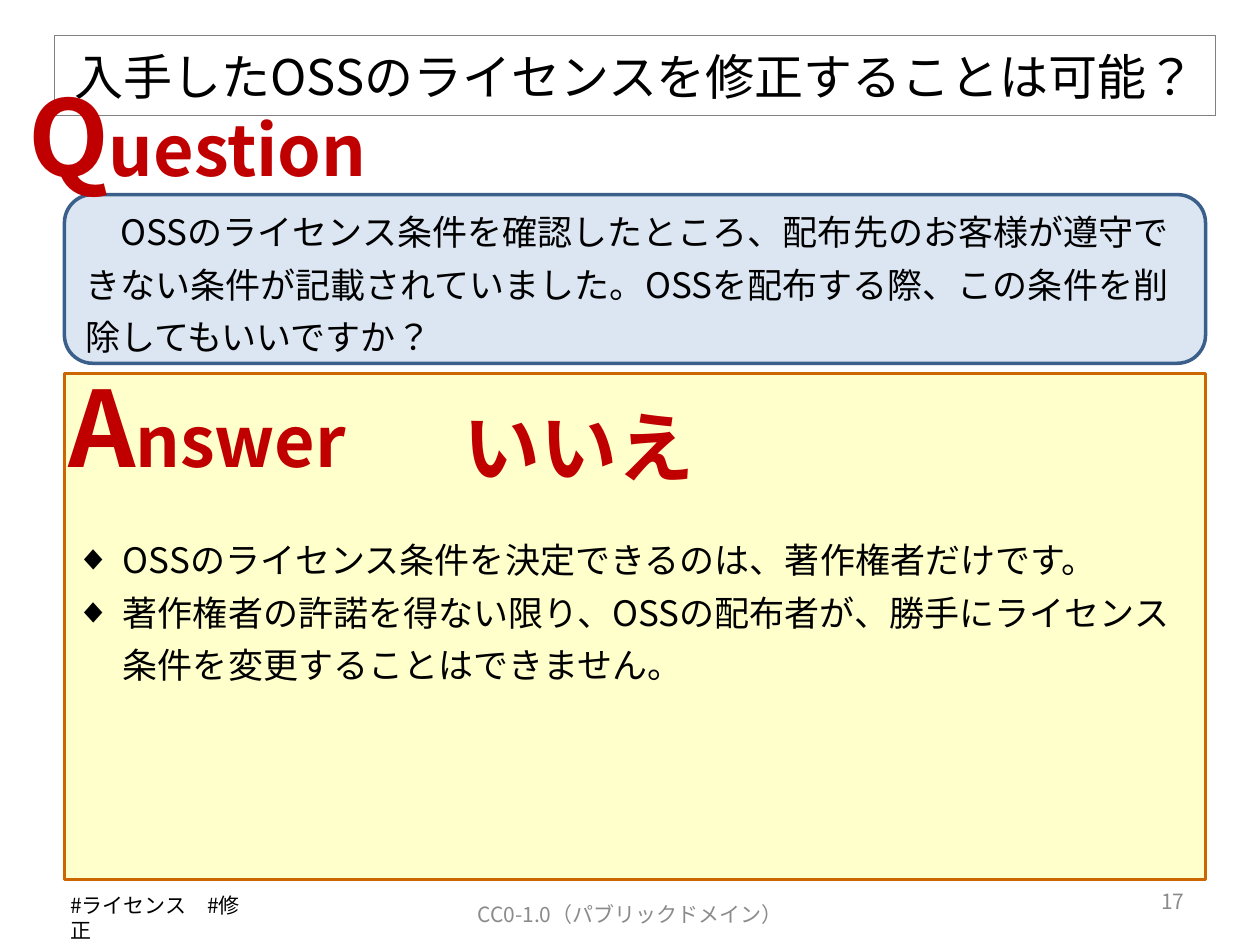
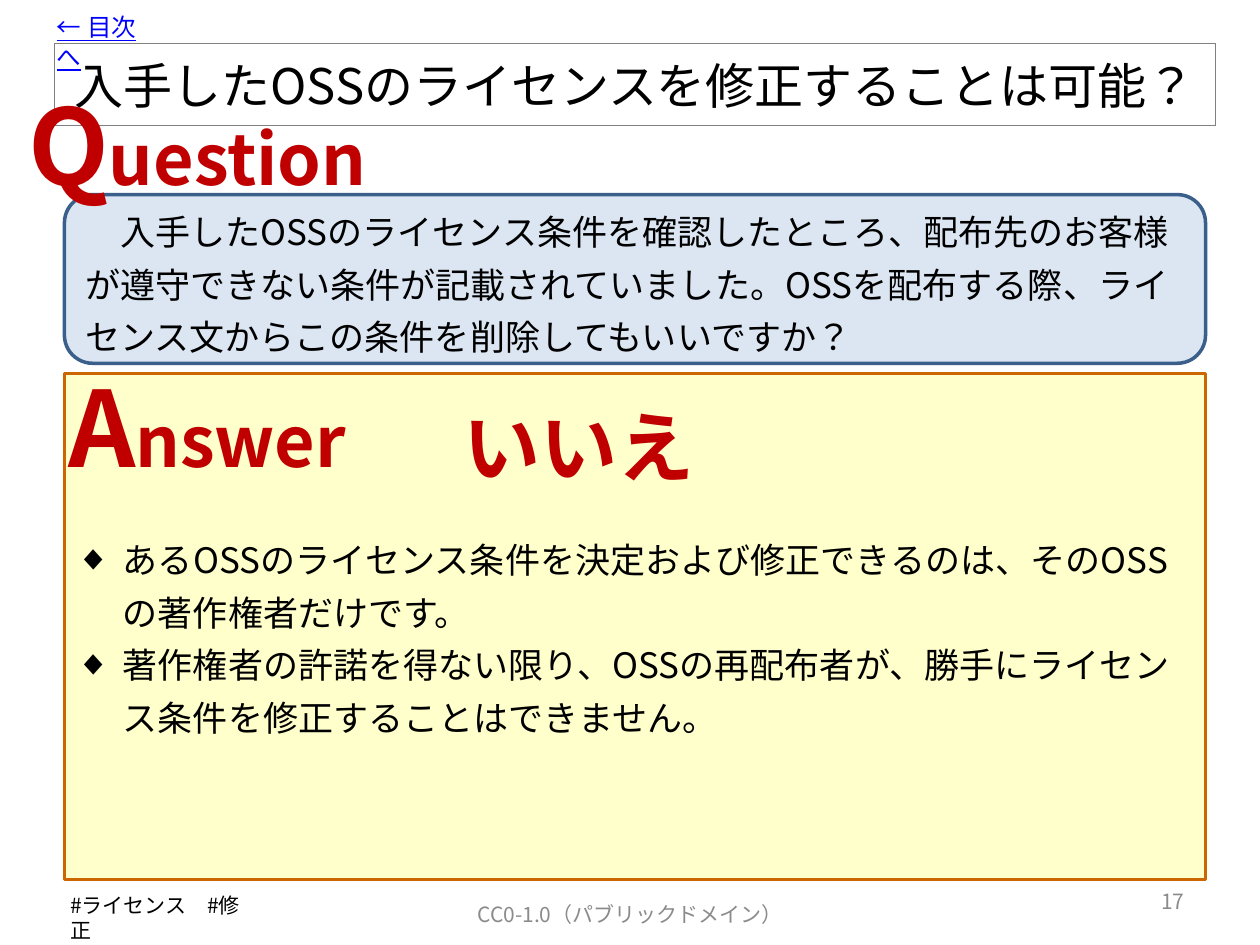
Before and after one commit to OpenChain-Project/OpenChain-JWG, a slide deck: slide 18 of Education_Material/FAQ/OSSライセンス関連でよくある誤解_CC0.pptx. Drawn at 1260x945 pixels with LibreOffice and Linux fonts; fonts in the diff are those of the drawing. Boxes give left, top, right and bottom in pixels: in the first picture for what was removed or moved away, otherwise in the second. Text is boxed around its words. In the diff, an @@ line names an element or a change of style, - is before the commit and + after.

Commit message:
V7.1に更新します。
目次から各スライドへリンクを付けました。

```diff
--- a/Education_Material/FAQ/OSSライセンス関連でよくある誤解_CC0.pptx
+++ b/Education_Material/FAQ/OSSライセンス関連でよくある誤解_CC0.pptx
@@ text added at box(57, 15, 136, 71), 14 pt, text #0000FF, underline @@
+← 目次へ
@@ title "入手したOSSのライセンスを修正することは可能？": place and size @@
-title "入手したOSSのライセンスを修正することは可能？" at box(54, 37, 1215, 116)
+title "入手したOSSのライセンスを修正することは可能？" at box(54, 44, 1215, 126)
@@ text "Question": place and size @@
-text "Question" at box(15, 66, 402, 205)
+text "Question" at box(15, 74, 402, 214)
@@ text in rounded rectangle at box(85, 215, 1169, 353): text changed @@
-OSSのライセンス条件を確認したところ、配布先のお客様が遵守できない条件が記載されていました。OSSを配布する際、この条件を削除してもいいですか？
+入手したOSSのライセンス条件を確認したところ、配布先のお客様が遵守できない条件が記載されていました。OSSを配布する際、ライセンス文からこの条件を削除してもいいですか？
@@ text at box(123, 543, 1170, 734): text changed @@
-◆ OSSのライセンス条件を決定できるのは、著作権者だけです。
-◆ 著作権者の許諾を得ない限り、OSSの配布者が、勝手にライセンス条件を変更することはできません。
+◆ あるOSSのライセンス条件を決定および修正できるのは、そのOSSの著作権者だけです。
+◆ 著作権者の許諾を得ない限り、OSSの再配布者が、勝手にライセンス条件を修正することはできません。
```
Also in this commit, not shown: 57 other slides changed.
